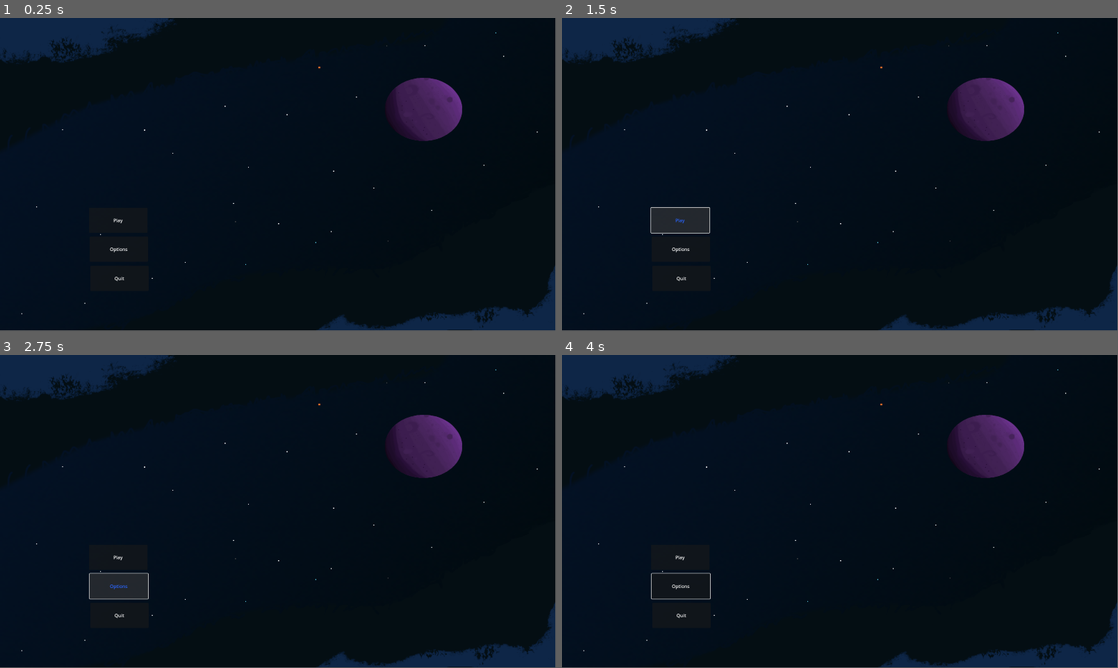
Above: before the commit, frames 1-4 (two rows, left to right).
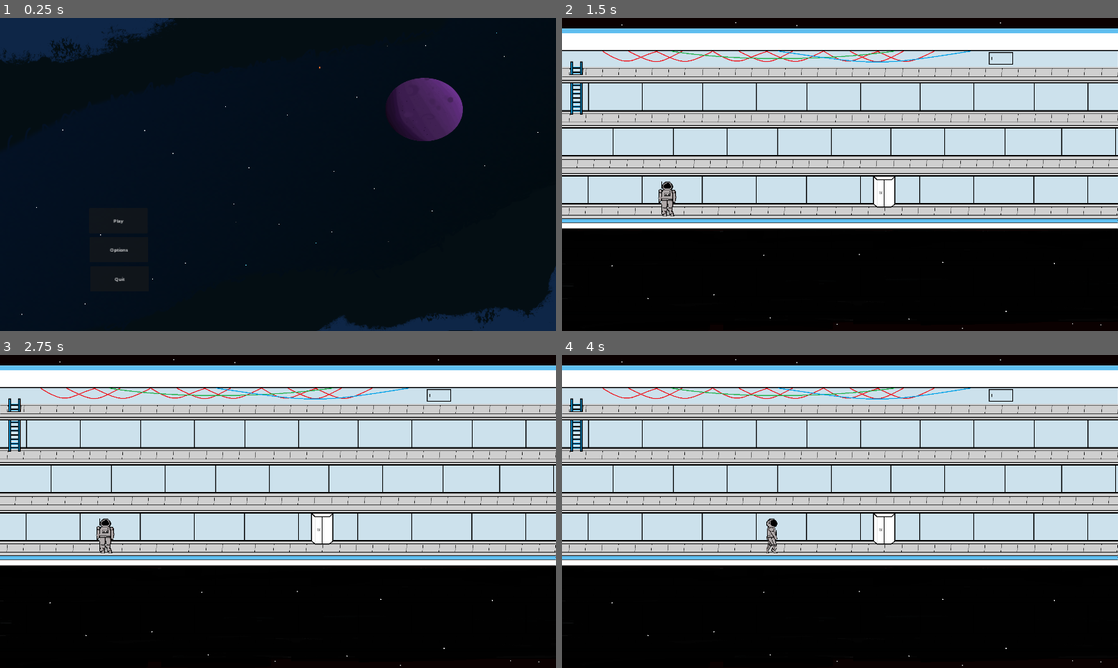
Above: after the commit, the same moments.

Repository: GrIdL0cKz/Space-Game
Game: Godot game, scene res://scenes/main.tscn
The game is run twice, just before and just after one commit, with the same random seed, the same clock (stepped at 60 frames per second) and the same inputs.
Inputs (mouse positions are in pixels of both pictures, inside the frame that each line leads up to):
- Up to frame 1 (0.25 s): no input
- Up to frame 2 (1.5 s): click "Play" at 0.5 s; click (678, 221) at 1.25 s, where only the run before the commit has a clickable "Play"
- Up to frame 3 (2.75 s): click (116, 586) at 2 s, where only the run before the commit has a clickable "Options"
- Up to frame 4 (4 s): move the mouse to (962, 495) at 2.77 s; hold Right (ui_right) from 2.78 s (still down); click (962, 495) at 2.92 s; move the mouse to (728, 527) at 3.52 s; click (728, 527) at 3.67 s
The window is 799x449 before the commit and 800x450 after it. Grey fills any space a smaller window leaves; there, only what the larger window draws over its background counts as a difference.

The runs differ from the first frame. In frame 1, 0.4% of the frame differs, in the area x 3-100%, y 4-100%; in frame 2, 76%, in the area x 0-100%, y 0-100%; in frame 3, 76%; in frame 4, 76%.

Commit message:
open/close elevetor

Diff:
--- a/actors/objects/elevator switch.gd
+++ b/actors/objects/elevator switch.gd
@@ -1,9 +1,23 @@
 extends Area2D
 
+signal elevator_press
+
+@onready var sprite = $AnimatedSprite2D
+
 @export var link_code: int = 0
-signal elevator_press()
 
-#const TEXTURES: Dictionary = {
-	#'called': preload("res://astronaught/interior_assets/elevator_called.png"),
-	#'stopped': ''
-#}
+
+var is_open = false
+
+
+
+func _on_input_event(viewport, event, shape_idx):
+	if event is InputEventScreenTouch and !event.pressed:
+		if is_open == false:
+			sprite.play("open")
+		else:
+			sprite.play("close")
+
+		is_open = !is_open
+
+		elevator_press.emit()
--- a/actors/objects/elevator switch.tscn
+++ b/actors/objects/elevator switch.tscn
@@ -1,7 +1,48 @@
-[gd_scene load_steps=4 format=3 uid="uid://dbbbwnx0jehlo"]
+[gd_scene load_steps=7 format=3 uid="uid://dbbbwnx0jehlo"]
 
 [ext_resource type="Script" path="res://actors/objects/elevator switch.gd" id="1_3glk3"]
 [ext_resource type="Texture2D" uid="uid://dd27reji2agb3" path="res://astronaught/interior assets/elevator closed.png" id="2_mmrbi"]
+[ext_resource type="Texture2D" uid="uid://b0ee1sarmjywn" path="res://astronaught/interior assets/elevator open.png" id="3_v8vls"]
+[ext_resource type="Texture2D" uid="uid://bj3w3c2a65b2h" path="res://astronaught/interior assets/elevator half.png" id="4_f0hol"]
+
+[sub_resource type="SpriteFrames" id="SpriteFrames_sas3e"]
+animations = [{
+"frames": [{
+"duration": 1.0,
+"texture": ExtResource("3_v8vls")
+}, {
+"duration": 1.0,
+"texture": ExtResource("4_f0hol")
+}, {
+"duration": 1.0,
+"texture": ExtResource("2_mmrbi")
+}],
+"loop": false,
+"name": &"close",
+"speed": 6.0
+}, {
+"frames": [{
+"duration": 1.0,
+"texture": ExtResource("2_mmrbi")
+}],
+"loop": false,
+"name": &"closed",
+"speed": 5.0
+}, {
+"frames": [{
+"duration": 1.0,
+"texture": ExtResource("2_mmrbi")
+}, {
+"duration": 1.0,
+"texture": ExtResource("4_f0hol")
+}, {
+"duration": 1.0,
+"texture": ExtResource("3_v8vls")
+}],
+"loop": false,
+"name": &"open",
+"speed": 6.0
+}]
 
 [sub_resource type="RectangleShape2D" id="RectangleShape2D_xv3uo"]
 
@@ -10,9 +51,13 @@
 collision_mask = 0
 script = ExtResource("1_3glk3")
 
-[node name="Sprite2D" type="Sprite2D" parent="."]
-texture = ExtResource("2_mmrbi")
+[node name="AnimatedSprite2D" type="AnimatedSprite2D" parent="."]
+sprite_frames = SubResource("SpriteFrames_sas3e")
+animation = &"open"
+autoplay = "closed"
 
 [node name="CollisionShape2D" type="CollisionShape2D" parent="."]
 position = Vector2(-14, 12)
 shape = SubResource("RectangleShape2D_xv3uo")
+
+[connection signal="input_event" from="." to="." method="_on_input_event"]
--- a/project.godot
+++ b/project.godot
@@ -19,6 +19,10 @@
 
 window/size/viewport_width=1920
 window/size/viewport_height=1080
+window/size/window_width_override=922
+window/size/window_height_override=518
+window/stretch/mode="canvas_items"
+window/stretch/aspect="keep_width"
 mouse_cursor/custom_image="res://astronaught/mouse 1.png"
 
 [input]
@@ -61,6 +65,10 @@
 ]
 }
 
+[input_devices]
+
+pointing/emulate_touch_from_mouse=true
+
 [rendering]
 
 renderer/rendering_method="gl_compatibility"
--- a/scenes/craft_world.tscn
+++ b/scenes/craft_world.tscn
@@ -22,6 +22,9 @@
 position = Vector2(960, 540)
 texture = ExtResource("1_gd5g2")
 metadata/_edit_lock_ = true
+
+[node name="Switch" parent="." instance=ExtResource("3_5aexy")]
+position = Vector2(1115, 590)
 
 [node name="Player" parent="." instance=ExtResource("2_vsmtb")]
 position = Vector2(371, 661)
@@ -56,6 +59,3 @@
 [node name="End wall 3" type="CollisionShape2D" parent="StaticBody2D"]
 position = Vector2(1809, 592)
 shape = SubResource("RectangleShape2D_5a3fj")
-
-[node name="Switch" parent="." instance=ExtResource("3_5aexy")]
-position = Vector2(1115, 590)
--- a/scenes/main.gd
+++ b/scenes/main.gd
@@ -1,7 +1,7 @@
-extends Node2D
+extends Control
 
 func _on_quit_pressed():
 	get_tree().quit()
 
 func _on_play_pressed():
-	get_tree().change_scene_to_file("res://craft_world.tscn")
+	get_tree().change_scene_to_file('res://scenes/craft_world.tscn')
--- a/scenes/main.tscn
+++ b/scenes/main.tscn
@@ -1,12 +1,31 @@
-[gd_scene load_steps=3 format=3 uid="uid://d3auk77ss42mb"]
+[gd_scene load_steps=4 format=3 uid="uid://d3auk77ss42mb"]
 
 [ext_resource type="Script" path="res://scenes/main.gd" id="1_tc0kt"]
 [ext_resource type="PackedScene" uid="uid://dnvl000j8bfm3" path="res://bg.tscn" id="2_ppthi"]
+[ext_resource type="Texture2D" uid="uid://yp0lisa8881u" path="res://astronaught/environs/new bg.png" id="3_1u4do"]
 
-[node name="Main" type="Node2D"]
+[node name="Main" type="Control"]
+layout_mode = 3
+anchors_preset = 15
+anchor_right = 1.0
+anchor_bottom = 1.0
+grow_horizontal = 2
+grow_vertical = 2
 script = ExtResource("1_tc0kt")
 
 [node name="BG" parent="." instance=ExtResource("2_ppthi")]
+visible = false
+
+[node name="Background" type="TextureRect" parent="."]
+layout_mode = 1
+anchors_preset = 15
+anchor_right = 1.0
+anchor_bottom = 1.0
+grow_horizontal = 2
+grow_vertical = 2
+texture = ExtResource("3_1u4do")
+expand_mode = 1
+stretch_mode = 5
 
 [node name="Play" type="Button" parent="."]
 offset_left = 308.0
Not shown, changed: .gitignore
